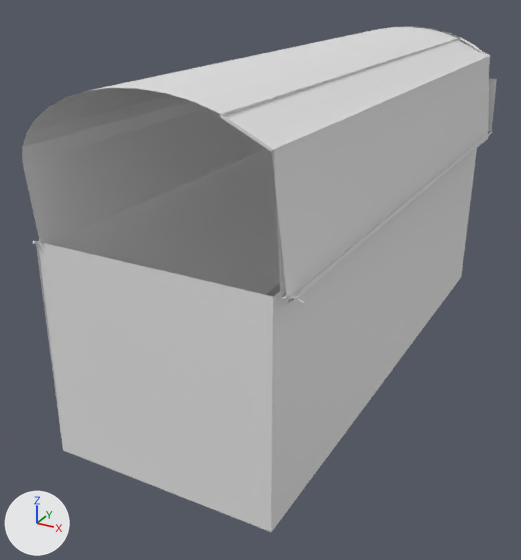
Renders of the Blender file obj_chest_Diana_02.blend from each side of a commit.
The view is the same before and after, from a camera (50 mm lens) standing at (5.96, -7.22, 5.72) and looking at (0.77, 2.22, 1.0). The lights are fixed; the arrows at lower left show +X, +Y and +Z. The picture after the commit comes second.

The scene before the commit, as lines of its bpy script (objects in view):
```python
me_cube = bpy.data.meshes.new('Cube')
me_cube.from_pydata(...)  # 61 vertices, 47 faces; spans x -1.65..1.64, y -4.42..4.36, z -1.55..1.58
me_cylinder_001 = bpy.data.meshes.new('Cylinder.001')
me_cylinder_001.from_pydata(...)  # 97 vertices, 60 faces; spans x -1.0..1.09, y -1.01..1.06, z -1.0..1.05
ob_cube = bpy.data.objects.new('Cube', me_cube)
ob_cube.location = (1.22, 3.06, 1.06)
_m = ob_cube.modifiers.new('Bevel', 'BEVEL')
_m.width = 0.6
_m.width_pct = 0.6
_m.segments = 5
ob_cylinder_001 = bpy.data.objects.new('Cylinder.001', me_cylinder_001)
ob_cylinder_001.location = (1.3, 3.02, 3.58)
ob_cylinder_001.rotation_euler = (-1.57, 0.0, 0.0)  # degrees (-90, 0, 0)
ob_cylinder_001.scale = (1.76, 0.986, 4.32)
```
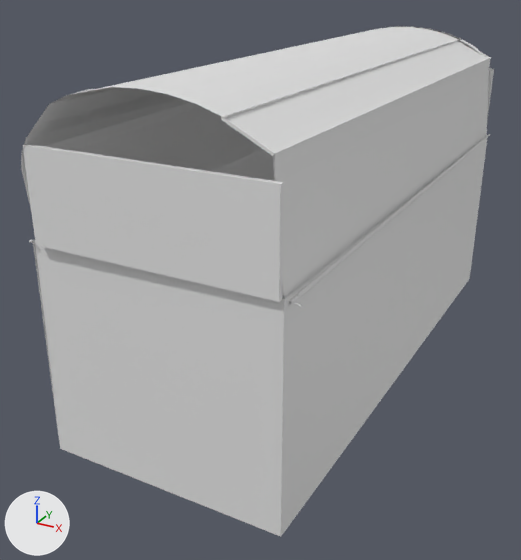
Pixel boxes [x1, y1, x2, y2] of what changed, in the pictures (521 x 560 px):
```json
{"object": "Cube", "change": "moved, turned, rescaled", "before": [33, 148, 477, 532], "after": [29, 135, 488, 537]}
{"object": "Cylinder.001", "change": "turned", "before": [22, 26, 497, 303], "after": [21, 26, 494, 306]}
{"object": "Cube.001", "change": "added", "after": [23, 144, 284, 302]}
```

Edits to the scene script, one JSON object a line:
```json
{"op": "add", "block": "me_cube_001", "code": ["me_cube_001 = bpy.data.meshes.new('Cube.001')", "me_cube_001.from_pydata(...)  # a box spanning x -1.0..1.0, y -1.0..1.0, z -1.0..1.0"]}
{"op": "set", "path": "ob_cube.location", "old": "(1.22, 3.06, 1.06)", "new": "(1.28, 3.06, 1.06)"}
{"op": "set", "path": "ob_cube.rotation_euler", "old": "(0.0, 0.0, 0.0)", "new": "(0.0, 0.0, -0.00554)", "note": "degrees (0, 0, 0) -> degrees (0, 0, -0.3)"}
{"op": "set", "path": "ob_cube.scale", "old": "(1.0, 1.0, 1.0)", "new": "(1.06, 1.0, 1.0)"}
{"op": "set", "path": "ob_cylinder_001.rotation_euler", "old": "(-1.57, 0.0, 0.0)", "new": "(-1.57, 0.0246, 0.0)", "note": "degrees (-90, 0, 0) -> degrees (-90, 1.4, 0)"}
{"op": "add", "block": "ob_cube_001", "code": ["ob_cube_001 = bpy.data.objects.new('Cube.001', me_cube_001)", "ob_cube_001.location = (1.31, -1.35, 3.21)", "ob_cube_001.scale = (1.65, 0.0345, 0.609)"]}
```
